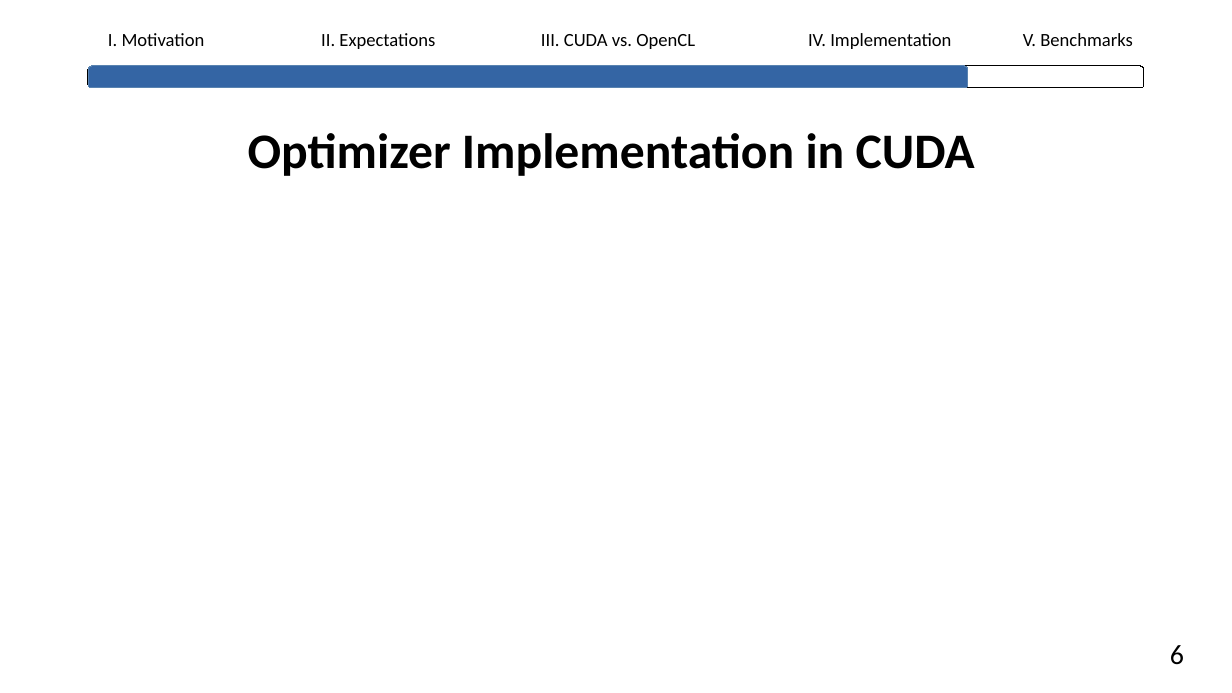
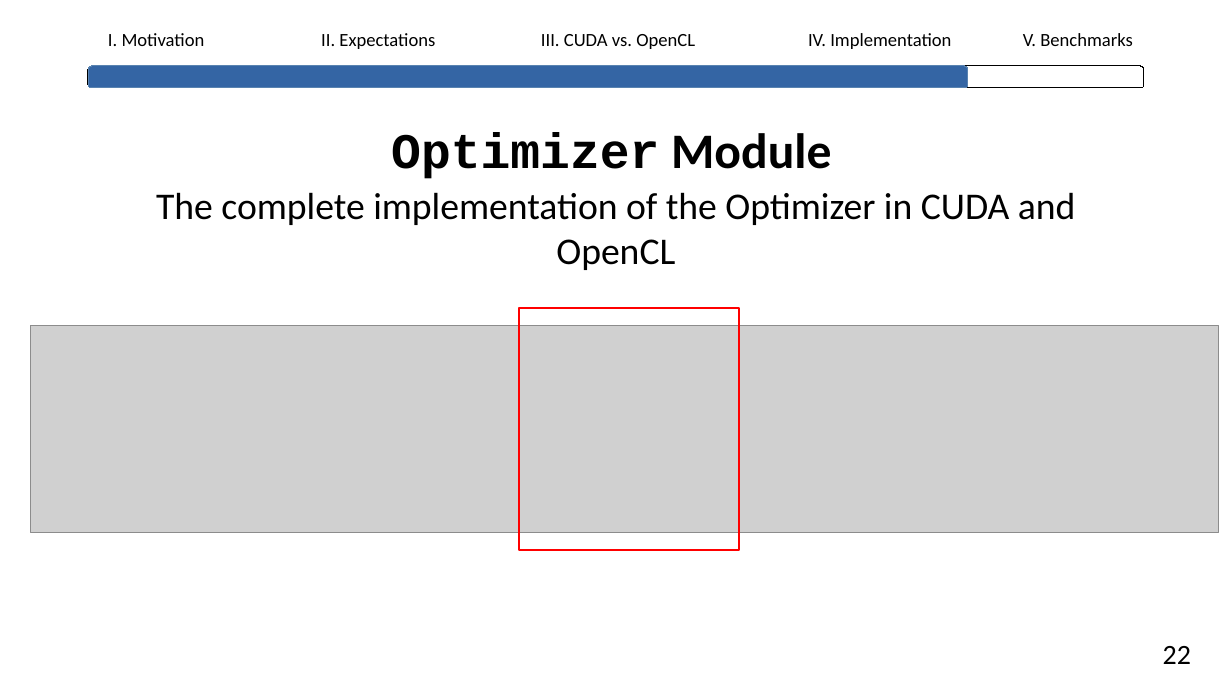
Before and after one commit to lhahner/opti-perf, a slide deck: slide 25 of docs/presentation/final-presentation.odp (slide 24 before the commit). Drawn at 1232x693 pixels with LibreOffice and Linux fonts; fonts in the diff are those of the drawing; grey boxes stand for pictures. Boxes give left, top, right and bottom in pixels: in the first picture for what was removed or moved away, otherwise in the second. Text is boxed around its words. In the diff, an @@ line names an element or a change of style, - is before the commit and + after.

```diff
--- a/docs/presentation/final-presentation.odp
+++ b/docs/presentation/final-presentation.odp
@@ title at (x1=391, y1=132, x2=832, y2=179): text changed; font Calibri to Courier New @@
-Optimizer Implementation in CUDA
+Optimizer Module
@@ text added at (x1=156, y1=192, x2=1076, y2=270), 24.3 pt, text #000000 @@
+The complete implementation of the Optimizer in CUDA and OpenCL
@@ picture added at (x1=31, y1=325, x2=1220, y2=532) @@
@@ rectangle added at (x1=520, y1=309, x2=740, y2=551), outline #FF0000 1.5 pt @@
@@ text at (x1=1163, y1=646, x2=1191, y2=664): text changed @@
-6
+22
```
Also in this commit, not shown: 29 other slides changed, 3 slides added, 3 other files.
